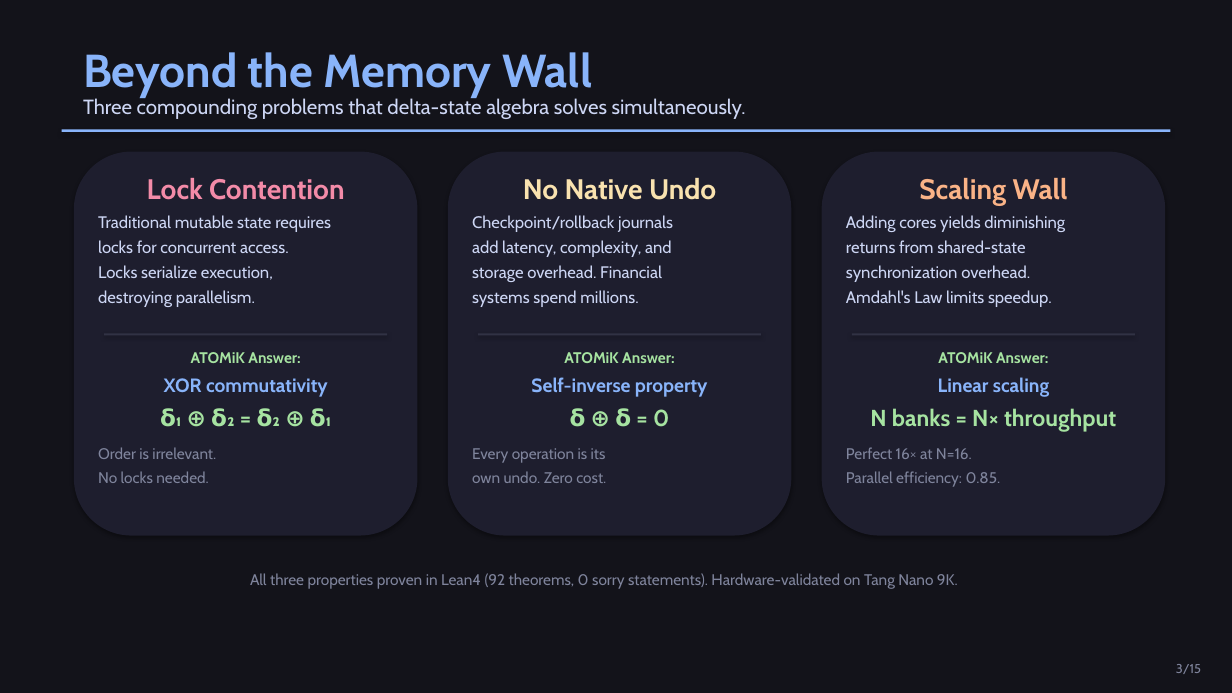
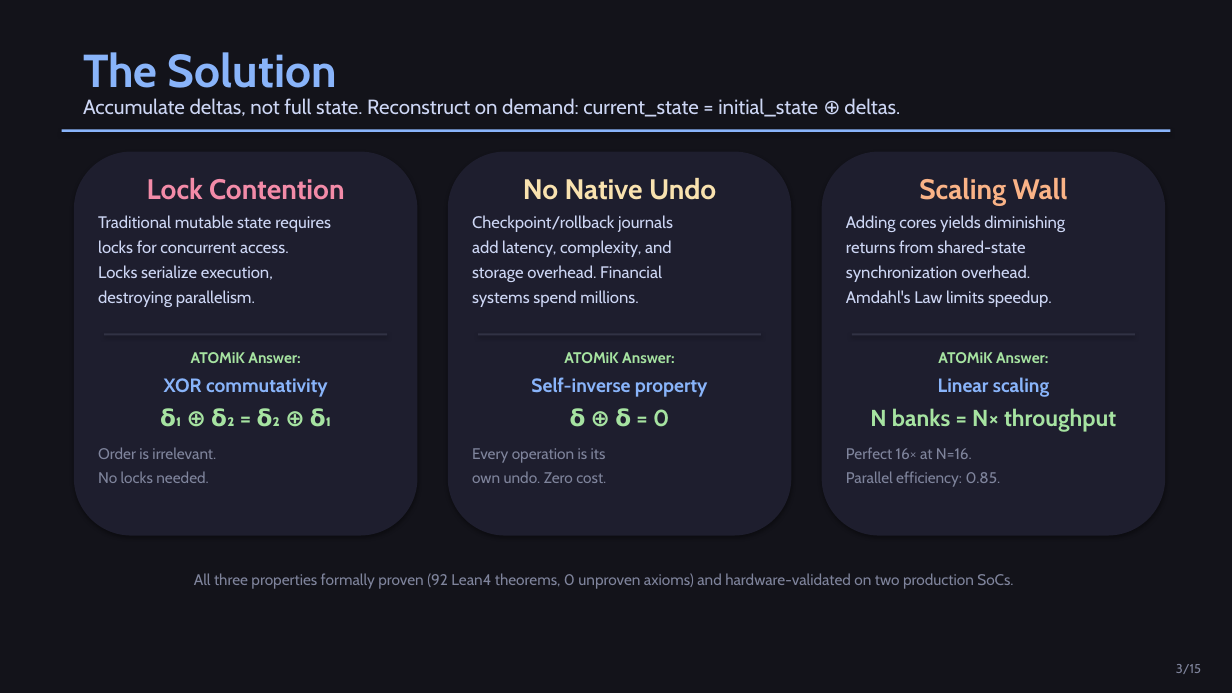
Before and after one commit to MatthewHRockwell/ATOMiK, a slide deck: slide 3 of business/pitch_deck/ATOMiK_Investor_Deck.pptx. Drawn at 1232x693 pixels with LibreOffice and Linux fonts; fonts in the diff are those of the drawing. Boxes give left, top, right and bottom in pixels: in the first picture for what was removed or moved away, otherwise in the second. Text is boxed around its words. In the diff, an @@ line names an element or a change of style, - is before the commit and + after.

```diff
--- a/business/pitch_deck/ATOMiK_Investor_Deck.pptx
+++ b/business/pitch_deck/ATOMiK_Investor_Deck.pptx
@@ text at [83, 52, 337, 88]: text changed @@
-Beyond the Memory Wall
+The Solution
@@ text at [83, 98, 900, 117]: text changed @@
-Three compounding problems that delta-state algebra solves simultaneously.
+Accumulate deltas, not full state. Reconstruct on demand: current_state = initial_state ⊕ deltas.
@@ text at [194, 573, 1013, 589]: text changed @@
-All three properties proven in Lean4 (92 theorems, 0 sorry statements). Hardware-validated on Tang Nano 9K.
+All three properties formally proven (92 Lean4 theorems, 0 unproven axioms) and hardware-validated on two production SoCs.
```
Also in this commit, not shown: 14 other slides changed, 35 other files.
